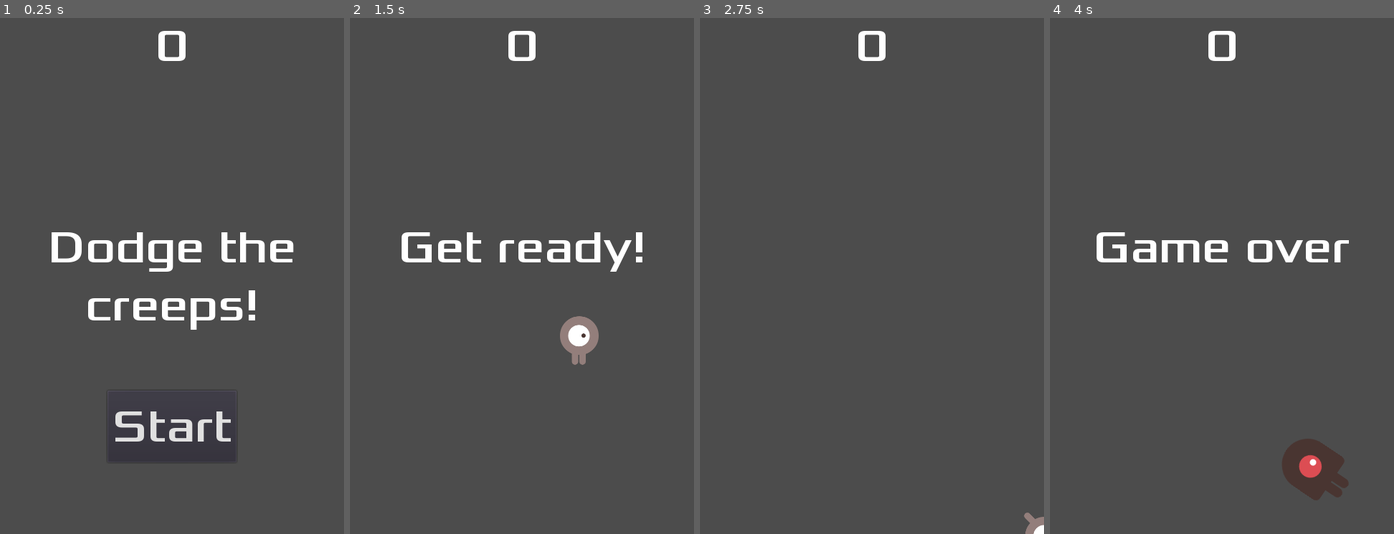
Above: before the commit, frames 1-4 (left to right).
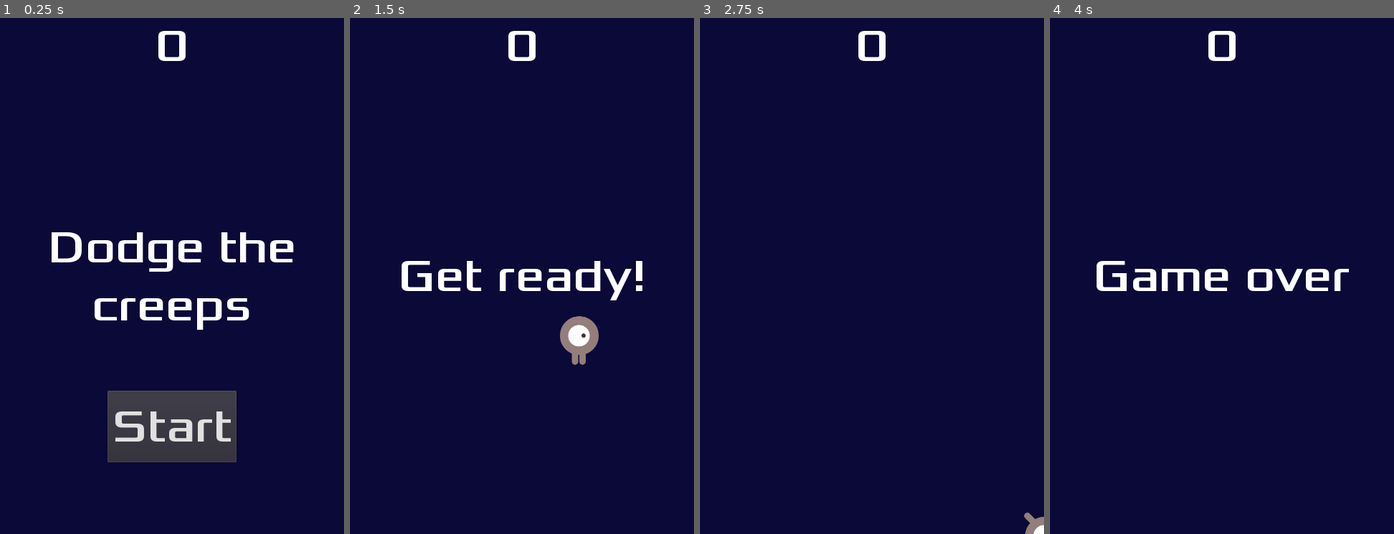
Above: after the commit, the same moments.

Repository: vrialland/godot-tutorial-dodge
Game: Godot game, scene res://scenes/Main.tscn
The game is run twice, just before and just after one commit, with the same random seed, the same clock (stepped at 60 frames per second) and the same inputs.
Inputs:
- Up to frame 1 (0.25 s): no input
- Up to frame 2 (1.5 s): click "Start" at 0.5 s; tap Enter at 1.25 s; hold Right (ui_right) from 1.28 s (still down)
- Up to frame 3 (2.75 s): release Right (ui_right) at 2.03 s; hold Down (ui_down) from 2.03 s (still down)
- Up to frame 4 (4 s): release Down (ui_down) at 2.78 s; hold Right (ui_right) 2.78-3.53 s; hold Up (ui_up) from 3.53 s (still down)

The runs differ from the first frame. In frame 1, 93% of the frame differs, in the area x 0-100%, y 0-100%; in frame 2, 99%; in frame 3, 100%; in frame 4, 100%.

Commit message:
Game complete

Diff:
--- a/scenes/HUD.tscn
+++ b/scenes/HUD.tscn
@@ -6,6 +6,12 @@
 [sub_resource type="DynamicFont" id=1]
 size = 64
 font_data = ExtResource( 1 )
+
+[sub_resource type="InputEventAction" id=2]
+action = "ui_select"
+
+[sub_resource type="ShortCut" id=3]
+shortcut = SubResource( 2 )
 
 [node name="HUD" type="CanvasLayer"]
 script = ExtResource( 2 )
@@ -27,8 +33,9 @@
 margin_top = -79.5
 margin_bottom = 79.5
 custom_fonts/font = SubResource( 1 )
-text = "Dodge the creeps!"
+text = "Dodge the creeps"
 align = 1
+valign = 1
 autowrap = true
 __meta__ = {
 "_edit_use_anchors_": false
@@ -44,6 +51,7 @@
 margin_right = 90.0
 margin_bottom = -100.0
 custom_fonts/font = SubResource( 1 )
+shortcut = SubResource( 3 )
 text = "Start"
 __meta__ = {
 "_edit_use_anchors_": false
--- a/scenes/Main.tscn
+++ b/scenes/Main.tscn
@@ -1,9 +1,11 @@
-[gd_scene load_steps=6 format=2]
+[gd_scene load_steps=8 format=2]
 
 [ext_resource path="res://scenes/Player.tscn" type="PackedScene" id=1]
 [ext_resource path="res://scripts/Main.gd" type="Script" id=2]
 [ext_resource path="res://scenes/Mob.tscn" type="PackedScene" id=3]
 [ext_resource path="res://scenes/HUD.tscn" type="PackedScene" id=4]
+[ext_resource path="res://assets/art/House In a Forest Loop.ogg" type="AudioStream" id=5]
+[ext_resource path="res://assets/art/gameover.wav" type="AudioStream" id=6]
 
 [sub_resource type="Curve2D" id=1]
 _data = {
@@ -13,6 +15,14 @@
 [node name="Main" type="Node"]
 script = ExtResource( 2 )
 Mob = ExtResource( 3 )
+
+[node name="ColorRect" type="ColorRect" parent="."]
+anchor_right = 1.0
+anchor_bottom = 1.0
+color = Color( 0.0470588, 0.0392157, 0.223529, 1 )
+__meta__ = {
+"_edit_use_anchors_": false
+}
 
 [node name="Player" parent="." instance=ExtResource( 1 )]
 
@@ -37,6 +47,12 @@
 
 [node name="HUD" parent="." instance=ExtResource( 4 )]
 
+[node name="Music" type="AudioStreamPlayer" parent="."]
+stream = ExtResource( 5 )
+
+[node name="DeathSound" type="AudioStreamPlayer" parent="."]
+stream = ExtResource( 6 )
+
 [connection signal="hit" from="Player" to="." method="game_over"]
 [connection signal="timeout" from="MobTimer" to="." method="_on_MobTimer_timeout"]
 [connection signal="timeout" from="ScoreTimer" to="." method="_on_ScoreTimer_timeout"]
--- a/scenes/Mob.tscn
+++ b/scenes/Mob.tscn
@@ -30,7 +30,9 @@
 radius = 36.8354
 height = 25.9706
 
-[node name="Mob" type="RigidBody2D"]
+[node name="Mob" type="RigidBody2D" groups=[
+"mobs",
+]]
 collision_mask = 0
 gravity_scale = 0.0
 script = ExtResource( 7 )
@@ -42,6 +44,7 @@
 scale = Vector2( 0.75, 0.75 )
 frames = SubResource( 1 )
 animation = "swim"
+frame = 1
 playing = true
 
 [node name="CollisionShape2D" type="CollisionShape2D" parent="."]
--- a/scripts/HUD.gd
+++ b/scripts/HUD.gd
@@ -13,7 +13,7 @@
 	show_message("Game over")
 	yield($MessageTimer, "timeout")
 
-	$Message.text = "Dodge the \ncreeps!"
+	$Message.text = "Dodge the \ncreeps"
 	$Message.show()
 	yield(get_tree().create_timer(1), "timeout")
 	$StartButton.show()
--- a/scripts/Main.gd
+++ b/scripts/Main.gd
@@ -12,6 +12,9 @@
 	$ScoreTimer.stop()
 	$MobTimer.stop()
 	$HUD.show_game_over()
+	get_tree().call_group("mobs", "queue_free")
+	$Music.stop()
+	$DeathSound.play()
 
 
 func new_game() -> void:
@@ -20,6 +23,7 @@
 	$StartTimer.start()
 	$HUD.update_score(score)
 	$HUD.show_message("Get ready!")
+	$Music.play()
 
 
 func _on_MobTimer_timeout() -> void:
Not shown: 1 places in scenes/HUD.tscn that only renumber resources
